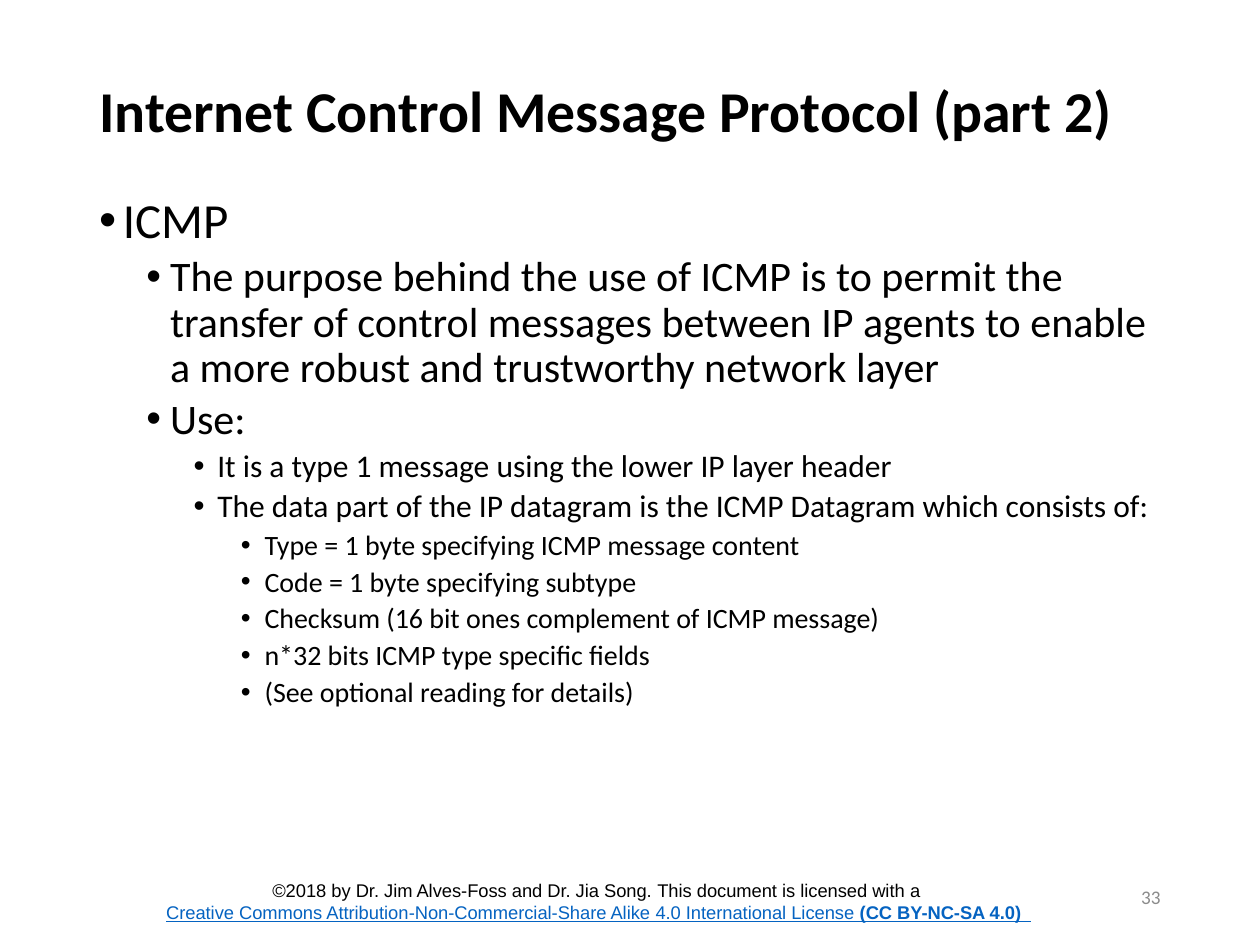
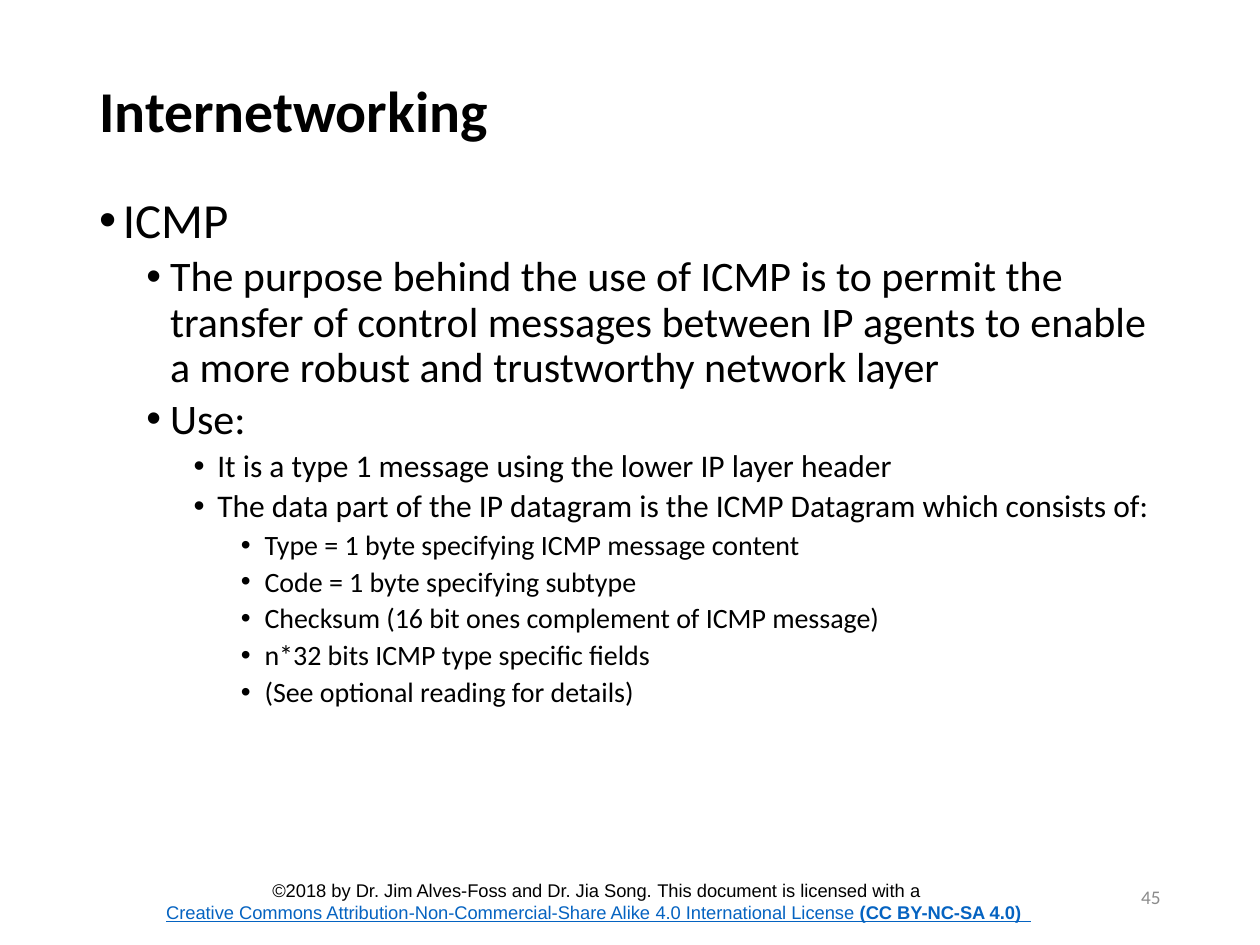
Before and after one commit to CenterForSecureAndDependableSystems/Teaching-Materials, a slide deck: slide 45 of Network-Security/Module_1 Internetworking/Lesson_2_Internetworking.pptx (slide 33 before the commit). Drawn at 1260x945 pixels with LibreOffice and Linux fonts; fonts in the diff are those of the drawing; background and template pictures are left out. Boxes give left, top, right and bottom in pixels: in the first picture for what was removed or moved away, otherwise in the second. Text is boxed around its words. In the diff, an @@ line names an element or a change of style, - is before the commit and + after.

```diff
--- a/Network-Security/Module_1 Internetworking/Lesson_2_Internetworking.pptx
+++ b/Network-Security/Module_1 Internetworking/Lesson_2_Internetworking.pptx
@@ title at bbox=[99, 91, 487, 142]: text changed @@
-Internet Control Message Protocol (part 2)
+Internetworking
@@ page number at bbox=[1141, 891, 1160, 904]: text changed @@
-33
+45
```
Also in this commit, not shown: 60 other slides changed, 12 slides added, 24 other files.
